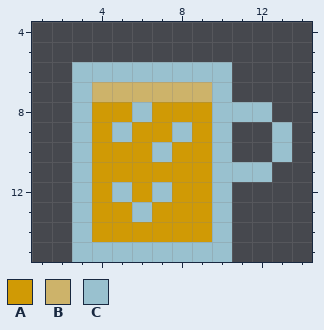
Two versions of one pixel-art file, aseprite/drinks/beer.aseprite. The picture above is the old version.
16x16 pixels, 1 frame. Shown: x 1..14, y 4..15.
Palette (. is transparent): A #d09a05  B #cdb36a  C #99c1cf
Once edited:
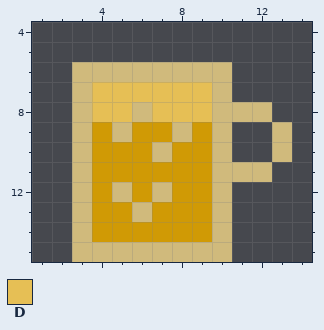
Colours new in this view: D #e6bf55
The edit:
colour C: #99c1cf -> #d0ba7c
y 7: x 4..9 BBBBBB -> DDDDDD
y 8: x 4..5 AA -> DD; x 7..9 AAA -> DDD
Boxes around the changes in both pictures, in picture pixels (x1, y1, x2, y2):
changed: (72, 62, 292, 262)
